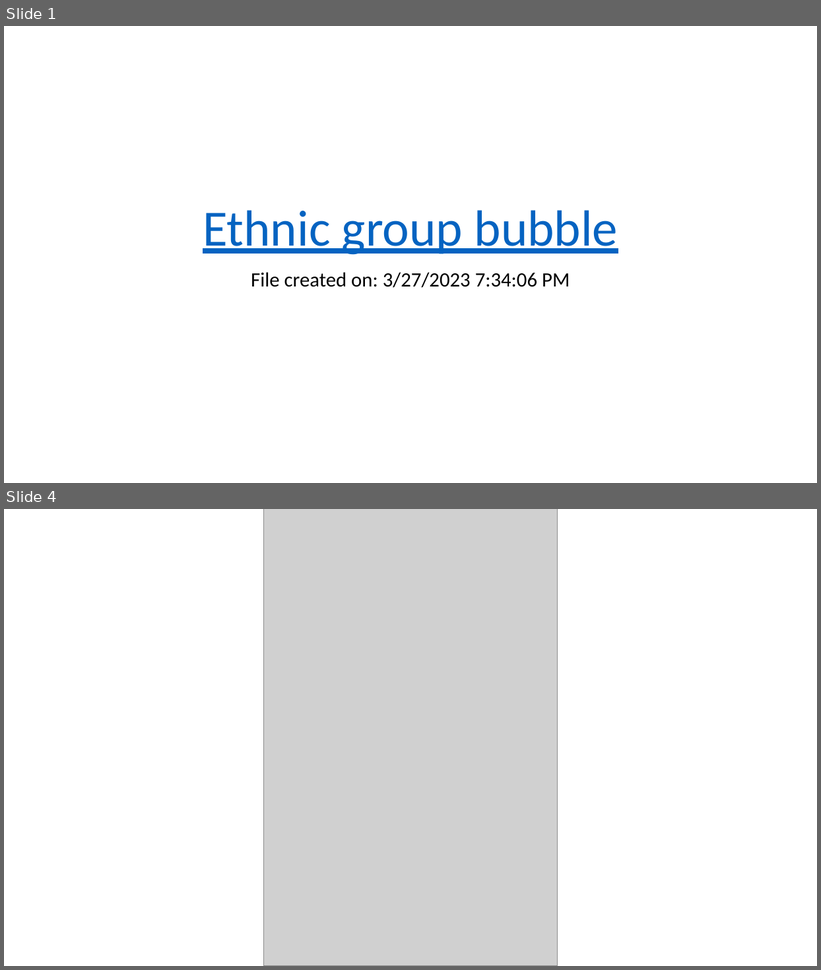
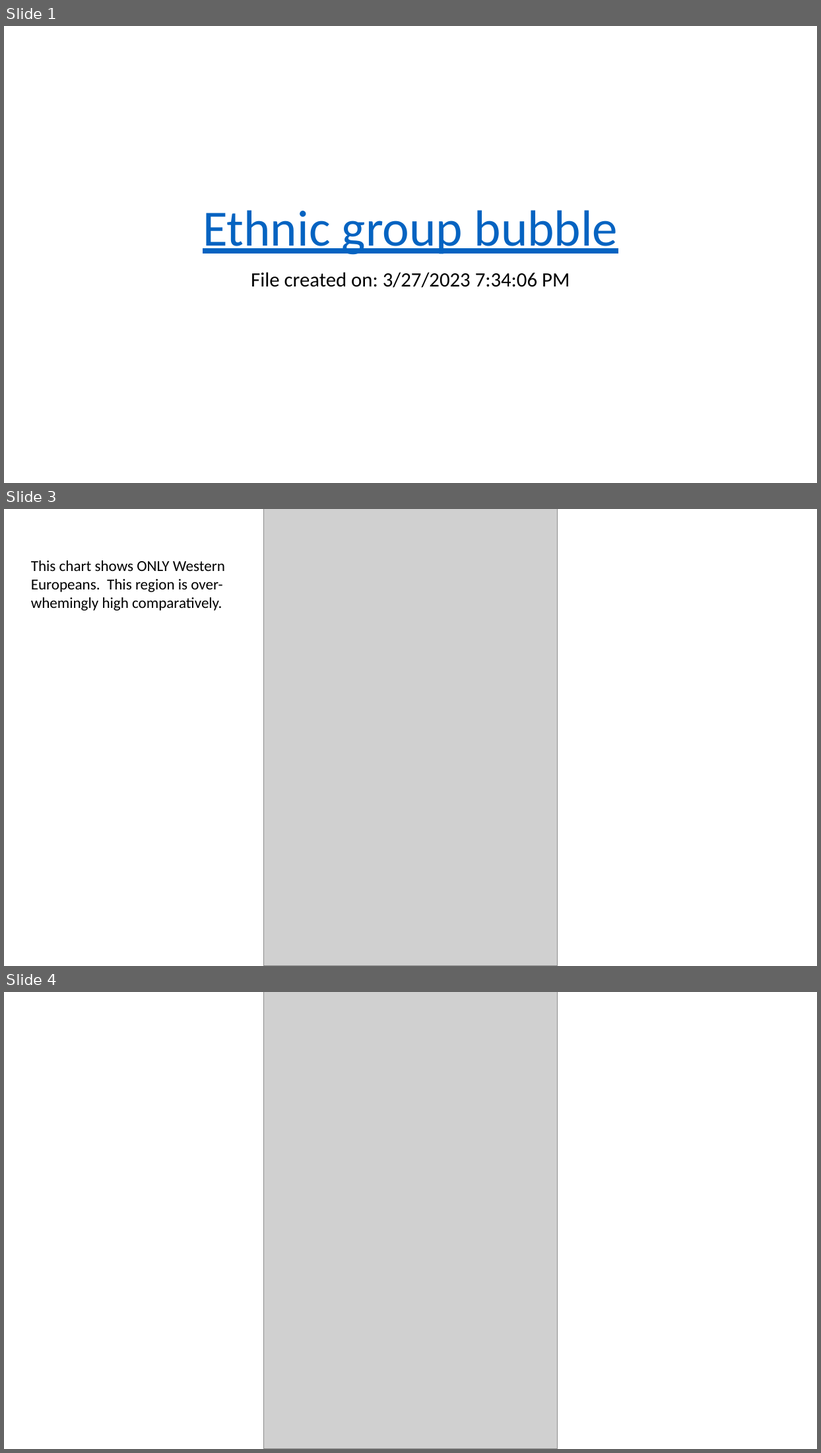
Before and after one commit to mwehner2022/Retail_Analysis, a slide deck: Ethnicity.pptx. Shown one above the other, each under a label of ours: slides 1 and 4 before the commit, slides 1, 3 and 4 after it; the slides between them are not shown. The pictures are 821x970 and 821x1453 pixels, drawn with LibreOffice and Linux fonts; fonts in the diff are those of the drawing; grey boxes stand for pictures. Boxes give left, top, right and bottom in pixels: in the first picture for what was removed or moved away, otherwise in the second. Text is boxed around its words. In the diff, an @@ line names an element or a change of style, - is before the commit and + after.

```diff
--- a/Ethnicity.pptx
+++ b/Ethnicity.pptx
@@ slide 3 added at (4,509,817,966), background #FFFFFF @@
@@ picture added at (264,509,558,966) @@
@@ text added at (31,560,225,611), 18 pt, text #000000 @@
+This chart shows ONLY Western
+Europeans. This region is over-
+whemingly high comparatively.
```
Also in this commit, not shown: 8 other slides added, 9 slides removed.
